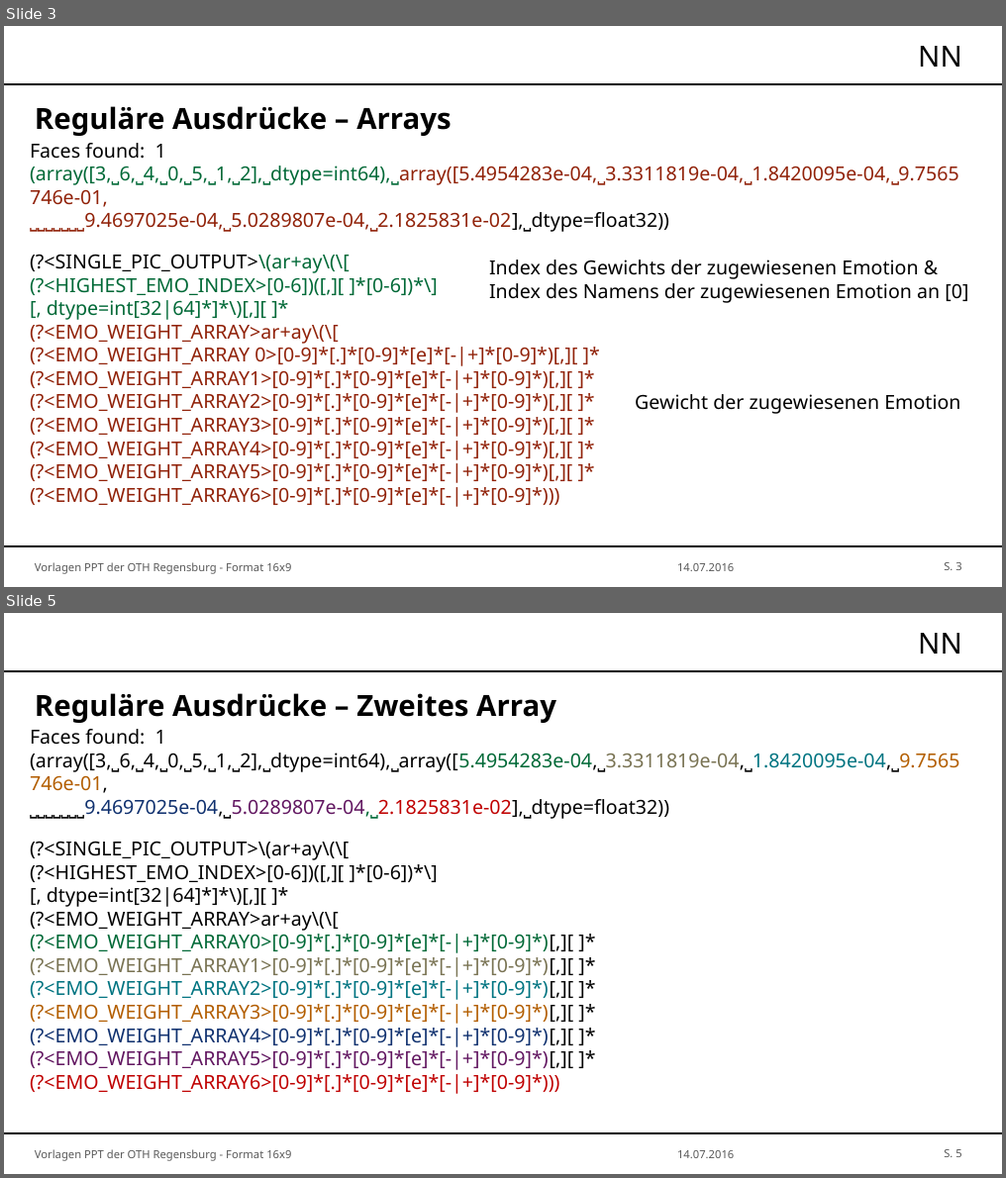
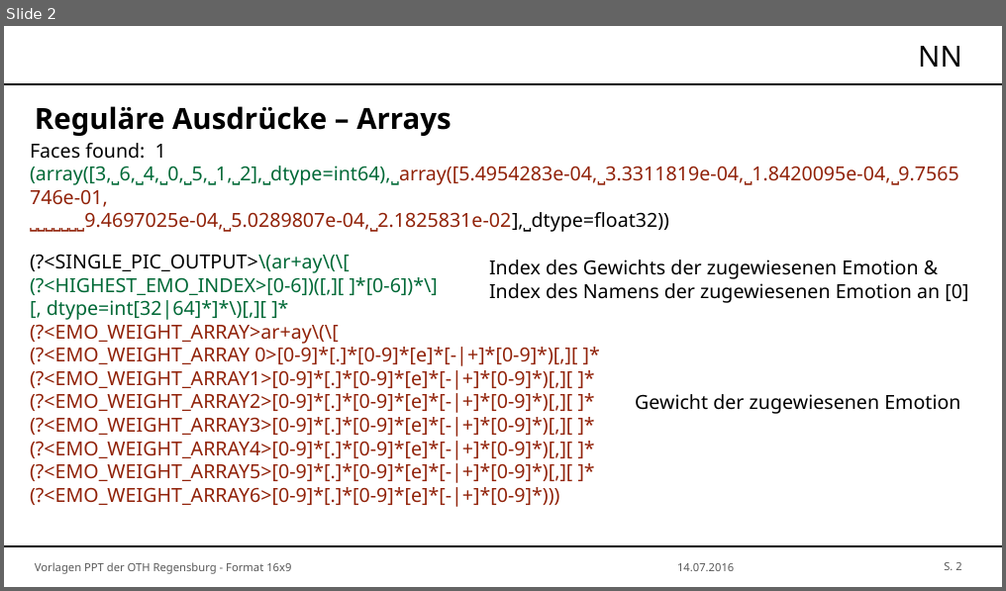
Before and after one commit to Eleanor1702/EmotionRecognition, a slide deck: documents/Präsentation/Regex_LukasSchulz.pptx. Shown one above the other, each under a label of ours: slides 3 and 5 before the commit, slide 2 after it; the slides between them are not shown. The pictures are 1006x1178 and 1006x591 pixels, drawn with LibreOffice and Linux fonts; fonts in the diff are those of the drawing; background and template pictures are left out. Boxes give left, top, right and bottom in pixels: in the first picture for what was removed or moved away, otherwise in the second. Text is boxed around its words. In the diff, an @@ line names an element or a change of style, - is before the commit and + after.

```diff
--- a/documents/Präsentation/Regex_LukasSchulz.pptx
+++ b/documents/Präsentation/Regex_LukasSchulz.pptx
@@ slide 5 removed at bbox=[4, 613, 1002, 1174], background #FFFFFF; not listed: 2 template elements that a slide beside it also shows @@
@@ title removed at bbox=[918, 633, 962, 654] @@
-NN
@@ text removed at bbox=[35, 693, 556, 723] @@
-Reguläre Ausdrücke – Zweites Array
@@ text removed at bbox=[30, 729, 959, 819] @@
-Faces found: 1
-(array([3,⎵6,⎵4,⎵0,⎵5,⎵1,⎵2],⎵dtype=int64),⎵array([5.4954283e-04,⎵3.3311819e-04,⎵1.8420095e-04,⎵9.7565746e-01,
-⎵⎵⎵⎵⎵⎵⎵9.4697025e-04,⎵5.0289807e-04,⎵2.1825831e-02],⎵dtype=float32))
@@ text removed at bbox=[30, 841, 573, 1094] @@
-(?<SINGLE_PIC_OUTPUT>\(ar+ay\(\[
-(?<HIGHEST_EMO_INDEX>[0-6])([,][ ]*[0-6])*\]
-[, dtype=int[32|64]*]*\)[,][ ]*
-(?<EMO_WEIGHT_ARRAY>ar+ay\(\[
-(?<EMO_WEIGHT_ARRAY0>[0-9]*[.]*[0-9]*[e]*[-|+]*[0-9]*)[,][ ]*
-(?<EMO_WEIGHT_ARRAY1>[0-9]*[.]*[0-9]*[e]*[-|+]*[0-9]*)[,][ ]*
-(?<EMO_WEIGHT_ARRAY2>[0-9]*[.]*[0-9]*[e]*[-|+]*[0-9]*)[,][ ]*
-(?<EMO_WEIGHT_ARRAY3>[0-9]*[.]*[0-9]*[e]*[-|+]*[0-9]*)[,][ ]*
-(?<EMO_WEIGHT_ARRAY4>[0-9]*[.]*[0-9]*[e]*[-|+]*[0-9]*)[,][ ]*
-(?<EMO_WEIGHT_ARRAY5>[0-9]*[.]*[0-9]*[e]*[-|+]*[0-9]*)[,][ ]*
-(?<EMO_WEIGHT_ARRAY6>[0-9]*[.]*[0-9]*[e]*[-|+]*[0-9]*)))
@@ text removed at bbox=[35, 1150, 291, 1161] @@
-Vorlagen PPT der OTH Regensburg - Format 16x9
@@ text removed at bbox=[677, 1151, 734, 1158] @@
-14.07.2016
@@ page number removed at bbox=[944, 1150, 961, 1157] @@
-S. 5
@@ what was slide 3 is now slide 2 @@
```
Also in this commit, not shown: 1 slide changed, 2 other slides removed.
